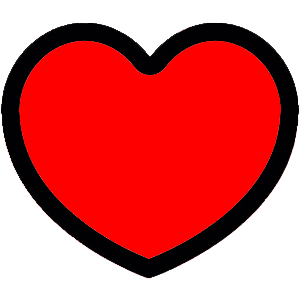
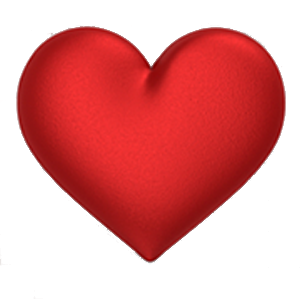
Layers edited between the first and the second w=300, h=300 image:
added layer "heart" (1st of 2) above "heart" over [0, 22, 300, 299]
hid "heart" (2nd of 2) over [0, 22, 300, 279]
